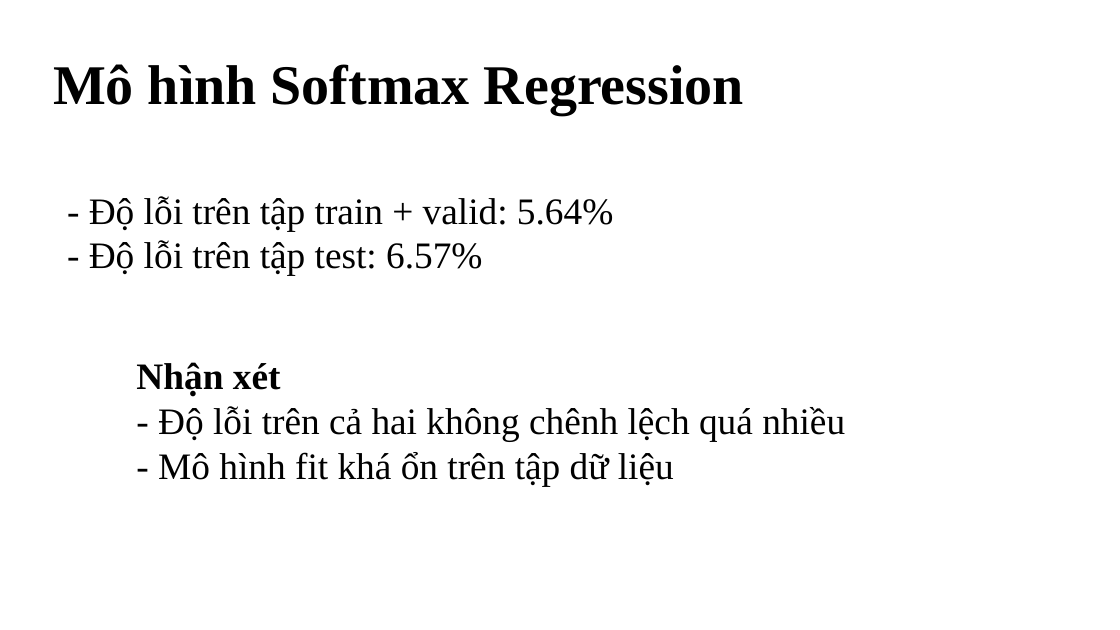
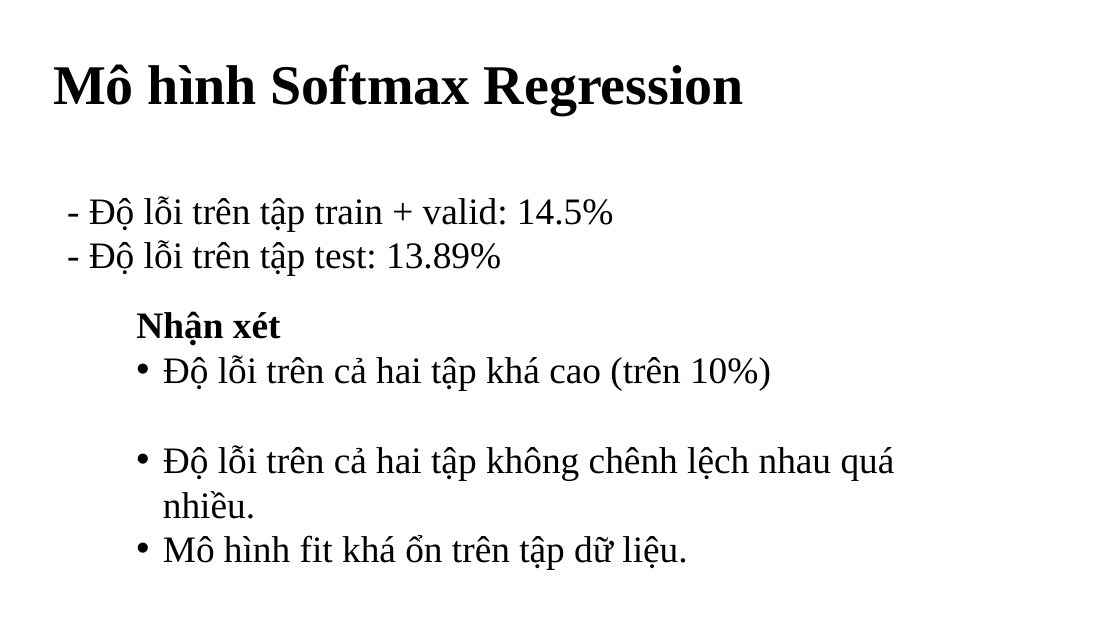
Before and after one commit to lethanhson1504/datascience-project-group16, a slide deck: slide 21 of Slide.pptx (slide 19 before the commit). Drawn at 1120x630 pixels with LibreOffice and Linux fonts; fonts in the diff are those of the drawing; background and template pictures are left out. Boxes give left, top, right and bottom in pixels: in the first picture for what was removed or moved away, otherwise in the second. Text is boxed around its words. In the diff, an @@ line names an element or a change of style, - is before the commit and + after.

```diff
--- a/Slide.pptx
+++ b/Slide.pptx
@@ text at (89, 196, 613, 276): text changed @@
-- Độ lỗi trên tập train + valid: 5.64%
-- Độ lỗi trên tập test: 6.57%
+- Độ lỗi trên tập train + valid: 14.5%
+- Độ lỗi trên tập test: 13.89%
@@ text "Nhận xét": place and size @@
-text "Nhận xét" at (136, 362, 845, 486)
+text "Nhận xét" at (136, 311, 895, 570)
@@ text at (163, 355, 895, 570): text changed @@
-- Độ lỗi trên cả hai không chênh lệch quá nhiều
-- Mô hình fit khá ổn trên tập dữ liệu
+• Độ lỗi trên cả hai tập khá cao (trên 10%)
+• Độ lỗi trên cả hai tập không chênh lệch nhau quá nhiều.
+• Mô hình fit khá ổn trên tập dữ liệu.
```
Also in this commit, not shown: 12 other slides changed, 4 slides added, 1 slide removed, 3 other files.
